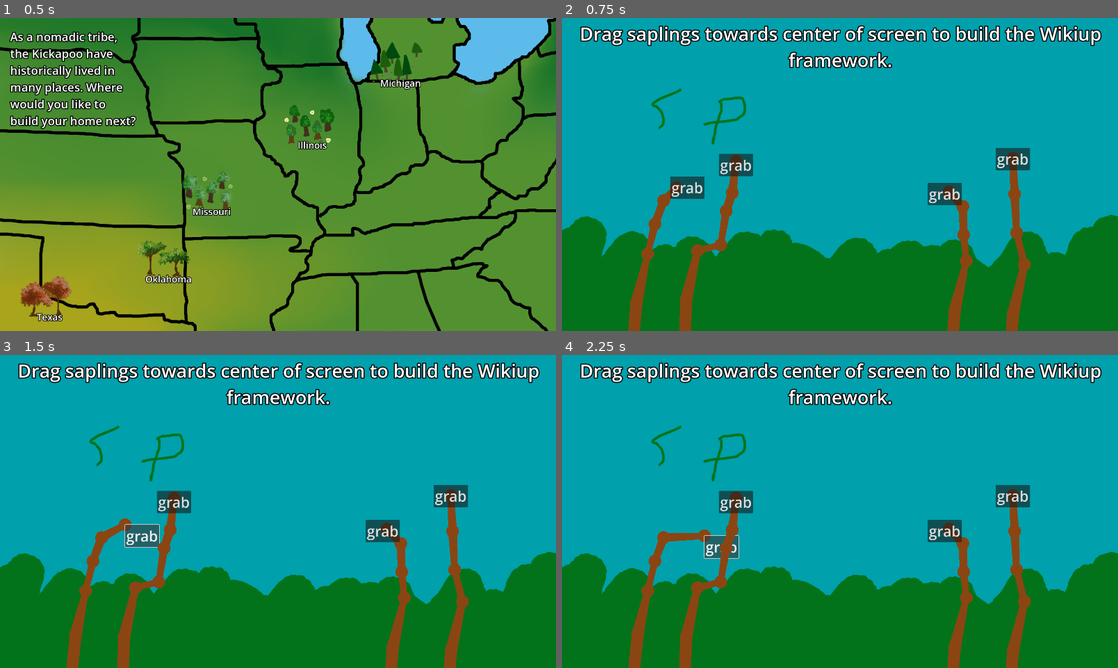
Above: before the commit, frames 1-4 (two rows, left to right).
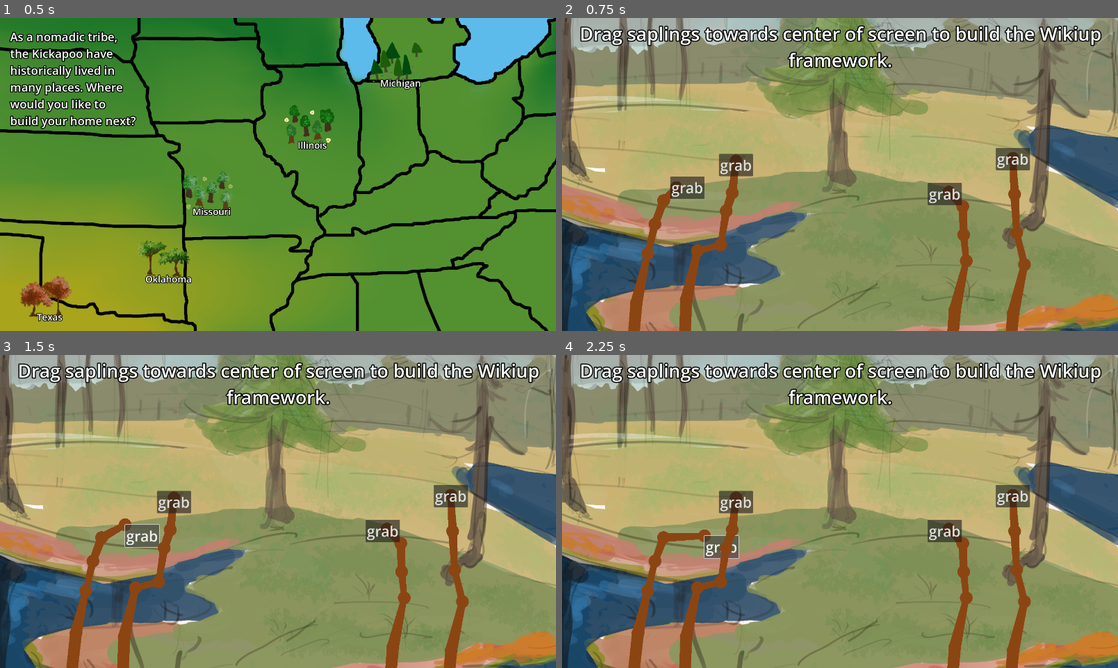
Above: after the commit, the same moments.

Repository: jadicodes/usitcc-hackathon-2025
Game: Godot game, scene res://game.tscn
Same seed, same stepped clock (60 frames per second), same inputs: the game is played once before the commit and once after it.
Inputs:
- Up to frame 1 (0.5 s): no input
- Up to frame 2 (0.75 s): click "Missouri" at 0.5 s
- Up to frame 3 (1.5 s): click "grab" at 1.25 s
- Up to frame 4 (2.25 s): click "grab" at 2 s

Frame 1 is identical in both runs. In frame 2, 93% of the frame differs, in the area x 0-100%, y 0-100%; in frame 3, 93%; in frame 4, 93%.

Commit message:
add backgrounds

Diff:
--- a/project/villages/missouri.tres
+++ b/project/villages/missouri.tres
@@ -1,12 +1,12 @@
 [gd_resource type="Resource" script_class="Village" load_steps=4 format=3 uid="uid://df50dxj18nh4s"]
 
 [ext_resource type="Script" uid="uid://dunnhnu5jvnm6" path="res://villages/village.gd" id="1_1ul08"]
-[ext_resource type="Texture2D" uid="uid://k7fkmievghne" path="res://villages/springfield_background.png" id="1_d20ri"]
+[ext_resource type="Texture2D" uid="uid://br8y1yjhtugc5" path="res://villages/background_missouri.png" id="1_hbqbc"]
 [ext_resource type="Texture2D" uid="uid://bg8wme0wuiywv" path="res://villages/missouri_button.png" id="2_hbqbc"]
 
 [resource]
 script = ExtResource("1_1ul08")
 village_name = "Missouri"
-background = ExtResource("1_d20ri")
+background = ExtResource("1_hbqbc")
 button_texture = ExtResource("2_hbqbc")
 metadata/_custom_type_script = "uid://dunnhnu5jvnm6"
Not shown, changed: project/export_presets.cfg
Binary file added: project/villages/background_missouri.png
Not shown, added: project/villages/background_missouri.png.import
